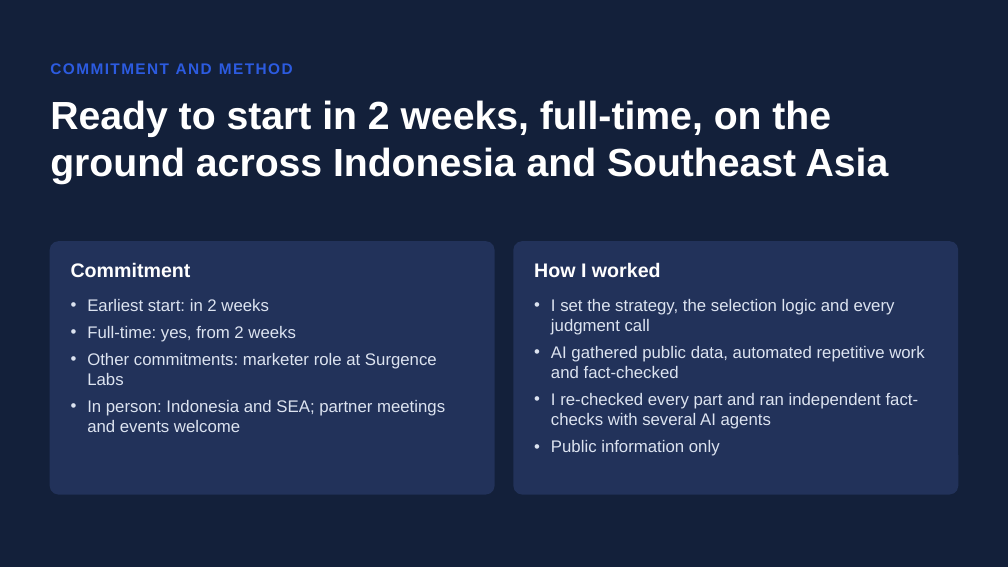
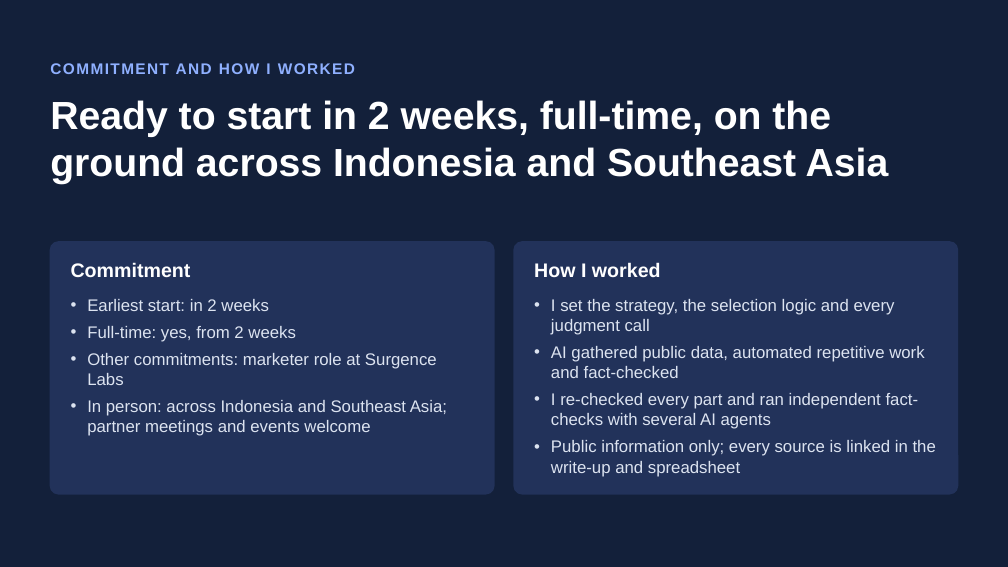
Before and after one commit to fedricdamai/SuperCashier, a slide deck: slide 6 of okx-dex-affiliates-id/submission-v2/OKX_DEX_BD_Affiliate_Indonesia_Slides.pptx. Drawn at 1008x567 pixels with LibreOffice and Linux fonts; fonts in the diff are those of the drawing. Boxes give left, top, right and bottom in pixels: in the first picture for what was removed or moved away, otherwise in the second. Text is boxed around its words. In the diff, an @@ line names an element or a change of style, - is before the commit and + after.

```diff
--- a/okx-dex-affiliates-id/submission-v2/OKX_DEX_BD_Affiliate_Indonesia_Slides.pptx
+++ b/okx-dex-affiliates-id/submission-v2/OKX_DEX_BD_Affiliate_Indonesia_Slides.pptx
@@ text at [50,61,355,77]: text changed; text colour #2C5BE0 to #8FB0FF @@
-COMMITMENT AND METHOD
+COMMITMENT AND HOW I WORKED
@@ text at [87,400,447,436]: text changed @@
-• In person: Indonesia and SEA; partner meetings and events welcome
+• In person: across Indonesia and Southeast Asia; partner meetings and events welcome
@@ text at [551,440,936,477]: text changed @@
-• Public information only
+• Public information only; every source is linked in the write-up and spreadsheet
```
Also in this commit, not shown: 5 other slides changed, 11 other files.
